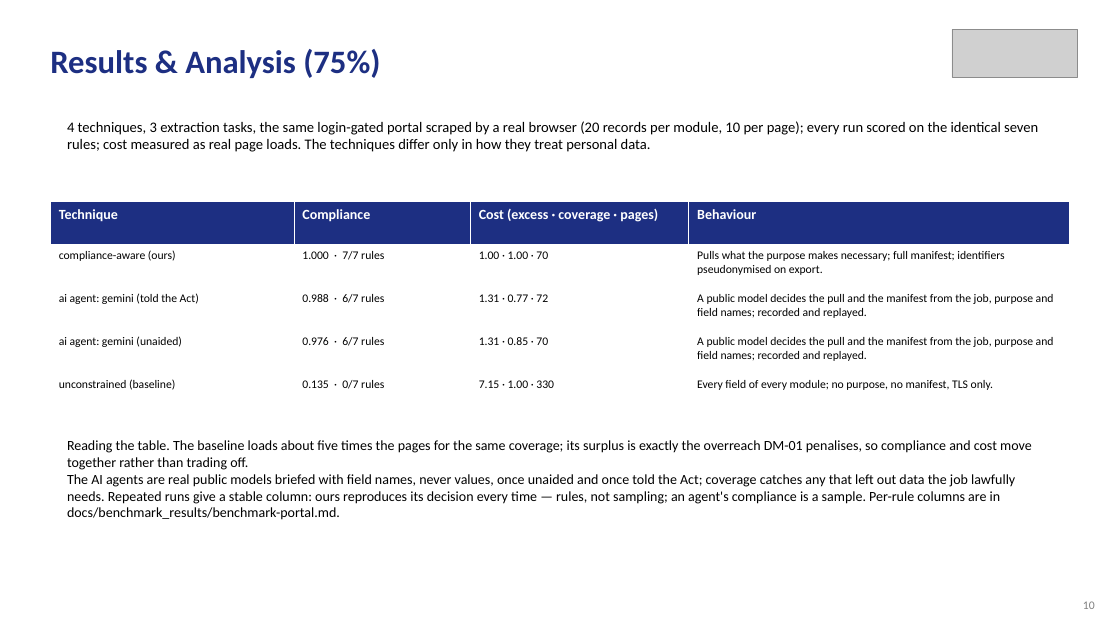
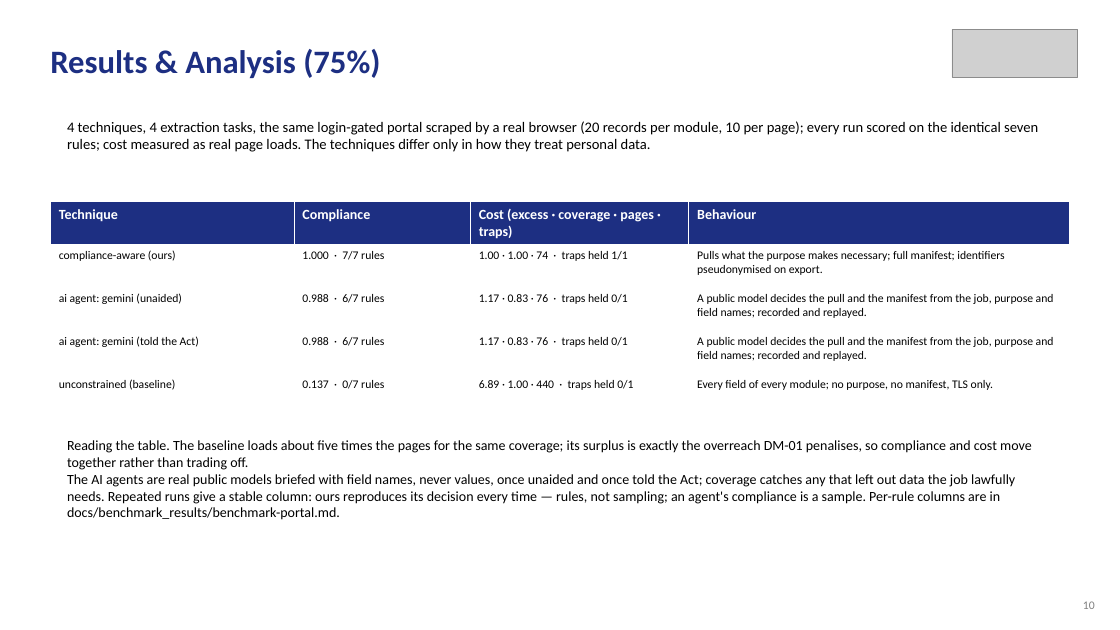
Before and after one commit to aysk1209/his-scraping-dpdp-project, a slide deck: slide 10 of Review-II.pptx. Drawn at 1120x630 pixels with LibreOffice and Linux fonts; fonts in the diff are those of the drawing; grey boxes stand for pictures. Boxes give left, top, right and bottom in pixels: in the first picture for what was removed or moved away, otherwise in the second. Text is boxed around its words. In the diff, an @@ line names an element or a change of style, - is before the commit and + after.

```diff
--- a/Review-II.pptx
+++ b/Review-II.pptx
@@ text at bbox=[67, 121, 1038, 152]: text changed @@
-4 techniques, 3 extraction tasks, the same login-gated portal scraped by a real browser (20 records per module, 10 per page); every run scored on the identical seven rules; cost measured as real page loads. The techniques differ only in how they treat personal data.
+4 techniques, 4 extraction tasks, the same login-gated portal scraped by a real browser (20 records per module, 10 per page); every run scored on the identical seven rules; cost measured as real page loads. The techniques differ only in how they treat personal data.
@@ table at bbox=[50, 202, 1070, 416] @@
-row 1, column 3: Cost (excess · coverage · pages)
+row 1, column 3: Cost (excess · coverage · pages · traps)
-row 2, column 3: 1.00 · 1.00 · 70
+row 2, column 3: 1.00 · 1.00 · 74 · traps held 1/1
-row 3, column 1: ai agent: gemini (told the Act)
+row 3, column 1: ai agent: gemini (unaided)
-row 3, column 3: 1.31 · 0.77 · 72
+row 3, column 3: 1.17 · 0.83 · 76 · traps held 0/1
-row 4: ai agent: gemini (unaided) | 0.976 · 6/7 rules | 1.31 · 0.85 · 70 | A public model decides the pull and the manifest from the job, purpose and field names; recorded and replayed.
+row 4: ai agent: gemini (told the Act) | 0.988 · 6/7 rules | 1.17 · 0.83 · 76 · traps held 0/1 | A public model decides the pull and the manifest from the job, purpose and field names; recorded and replayed.
-row 5, column 2: 0.135 · 0/7 rules
+row 5, column 2: 0.137 · 0/7 rules
-row 5, column 3: 7.15 · 1.00 · 330
+row 5, column 3: 6.89 · 1.00 · 440 · traps held 0/1
```
Also in this commit, not shown: 8 other files.
